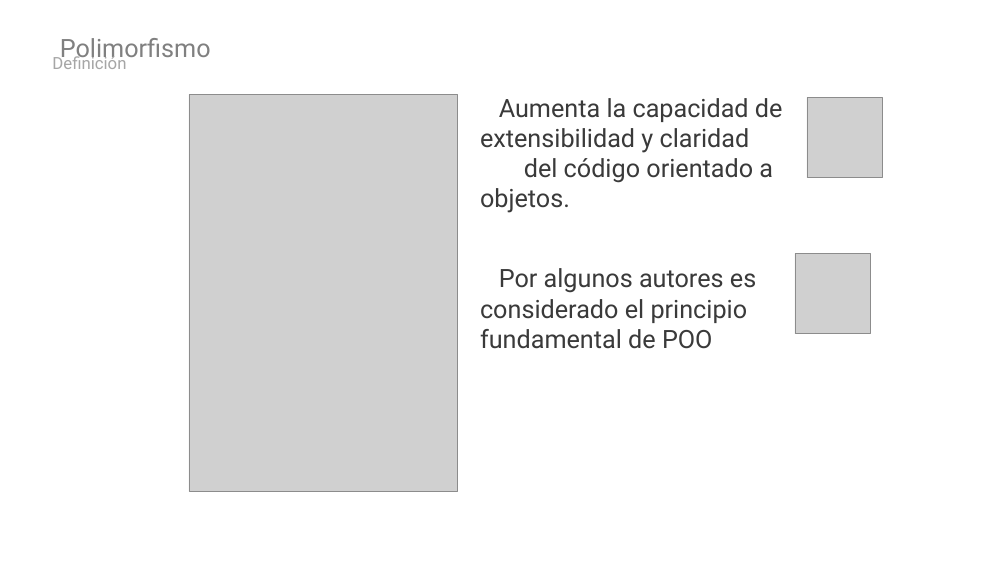
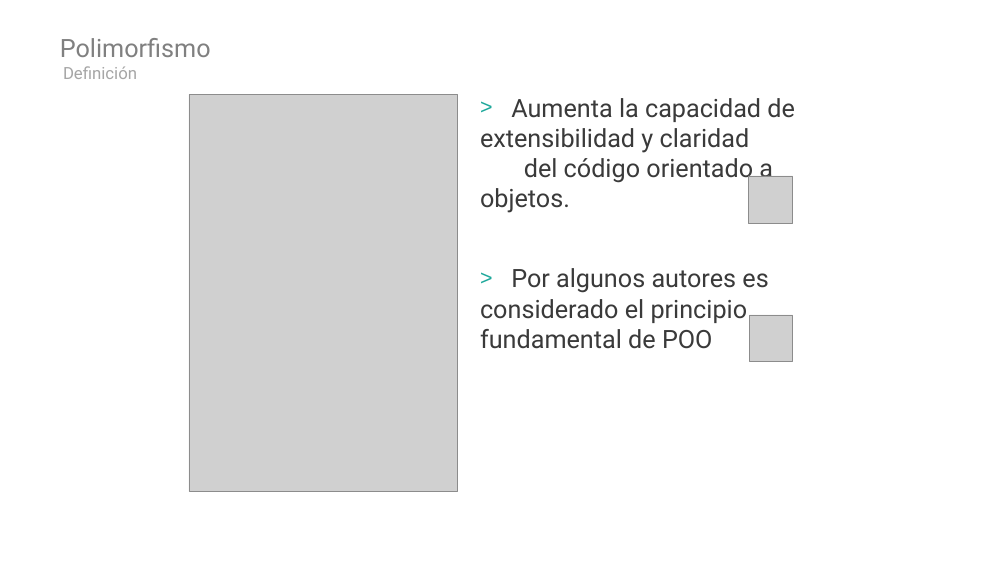
Before and after one commit to hexacta/HexactaLabs-NET, a slide deck: slide 16 of Presentaciones/4 - Programacion Orientada a Objetos.pptx. Drawn at 1008x567 pixels with LibreOffice and Linux fonts; fonts in the diff are those of the drawing; grey boxes stand for pictures; background and template pictures are left out. Boxes give left, top, right and bottom in pixels: in the first picture for what was removed or moved away, otherwise in the second. Text is boxed around its words. In the diff, an @@ line names an element or a change of style, - is before the commit and + after.

```diff
--- a/Presentaciones/4 - Programacion Orientada a Objetos.pptx
+++ b/Presentaciones/4 - Programacion Orientada a Objetos.pptx
@@ text "Definición": place and size @@
-text "Definición" at box(52, 54, 126, 69)
+text "Definición" at box(63, 66, 137, 79)
@@ text "Aumenta la capacidad de extensibilidad ..." at box(480, 98, 795, 349): bullet none to > @@
@@ picture: place and size @@
-picture at box(807, 98, 882, 178)
+picture at box(749, 176, 793, 224)
@@ picture: place and size @@
-picture at box(796, 253, 870, 333)
+picture at box(750, 315, 793, 361)
```
Also in this commit, not shown: 12 other slides changed, 3 other files.
